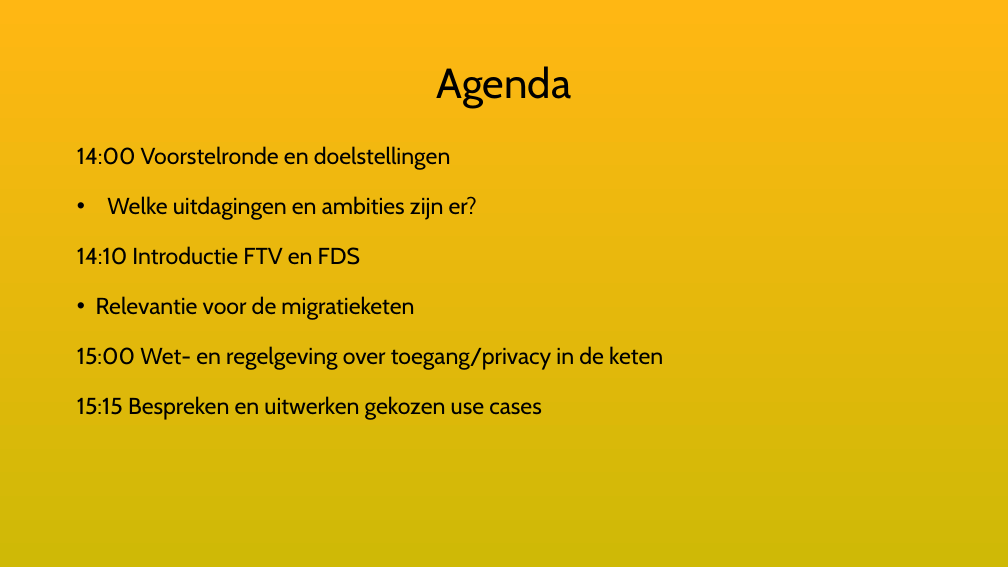
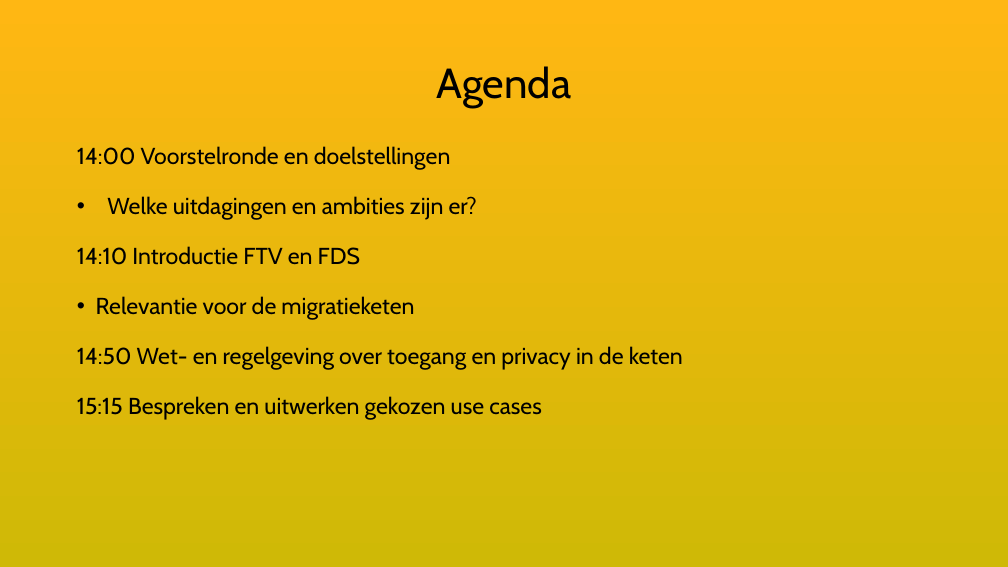
Before and after one commit to VNG-Realisatie/ftv, a slide deck: slide 2 of static/documents/20261118-keten-privacy-officers-JenV.pptx. Drawn at 1008x567 pixels with LibreOffice and Linux fonts; fonts in the diff are those of the drawing. Boxes give left, top, right and bottom in pixels: in the first picture for what was removed or moved away, otherwise in the second. Text is boxed around its words. In the diff, an @@ line names an element or a change of style, - is before the commit and + after.

```diff
--- a/static/documents/20261118-keten-privacy-officers-JenV.pptx
+++ b/static/documents/20261118-keten-privacy-officers-JenV.pptx
@@ text at (77,346,683,370): text changed @@
-15:00 Wet- en regelgeving over toegang/privacy in de keten
+14:50 Wet- en regelgeving over toegang en privacy in de keten
```
Also in this commit, not shown: 4 other slides changed, 1 slide removed, 1 other file.
